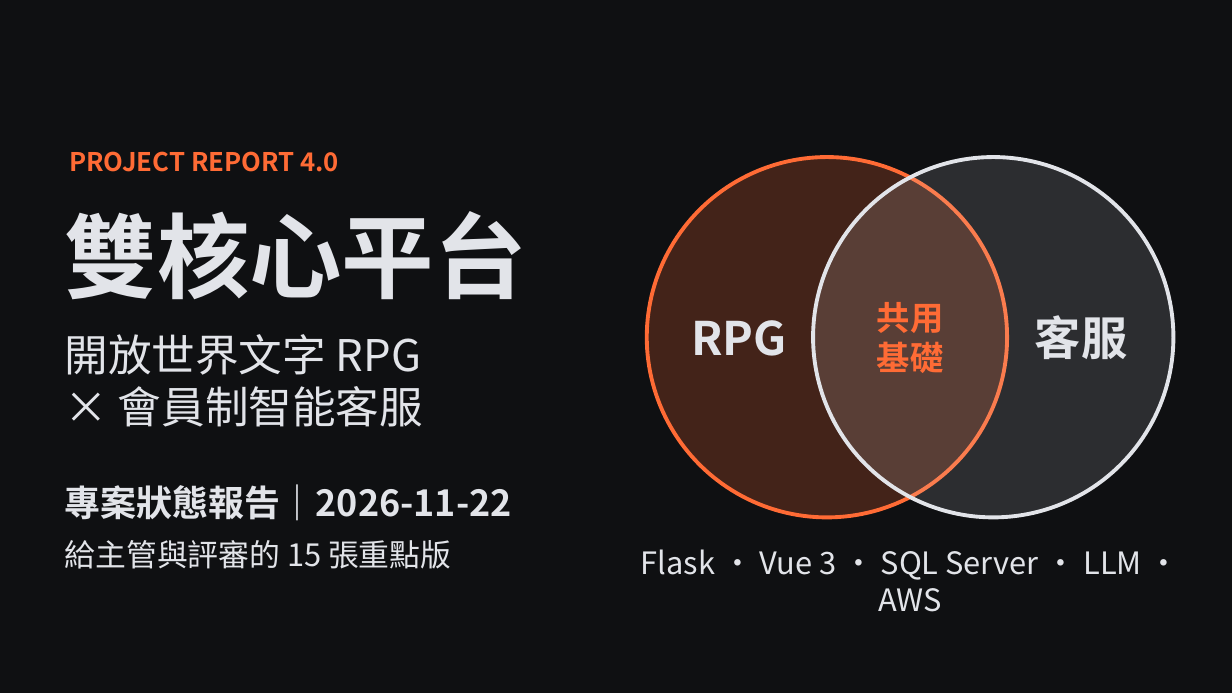
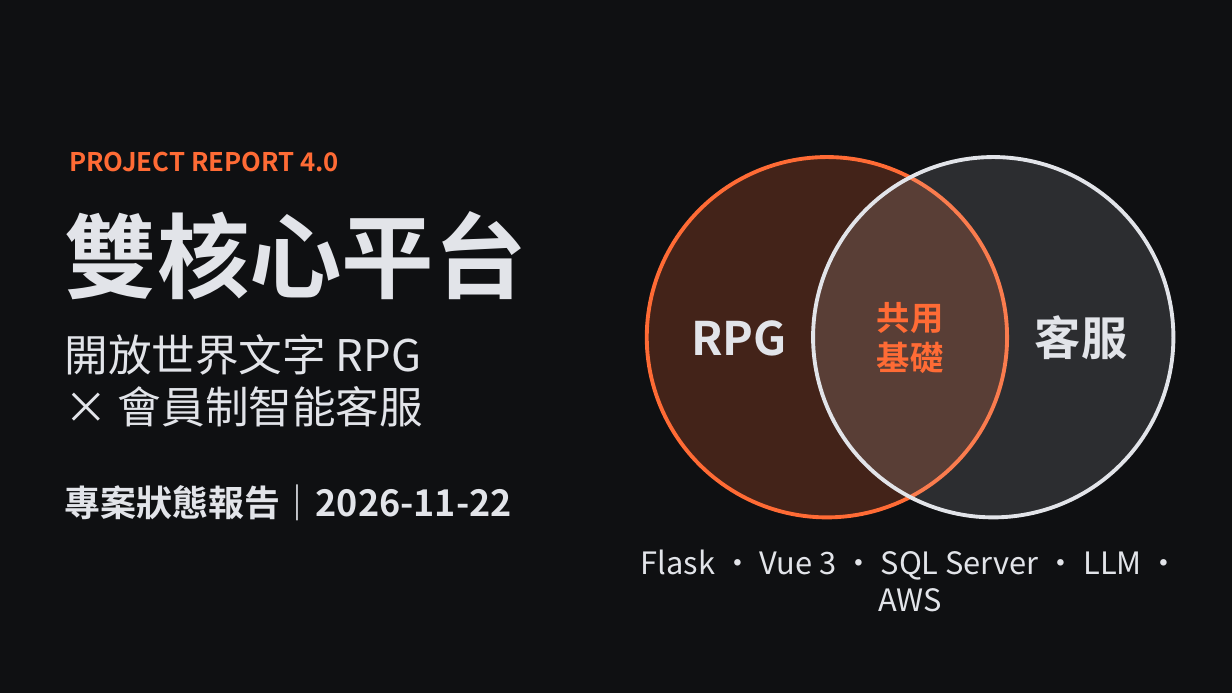
Before and after one commit to pp466pp466/R.A.C, a slide deck: slide 1 of docs/4.0簡報.pptx. Drawn at 1232x693 pixels with LibreOffice and Linux fonts; fonts in the diff are those of the drawing. Boxes give left, top, right and bottom in pixels: in the first picture for what was removed or moved away, otherwise in the second. Text is boxed around its words. In the diff, an @@ line names an element or a change of style, - is before the commit and + after.

```diff
--- a/docs/4.0簡報.pptx
+++ b/docs/4.0簡報.pptx
@@ text removed at (x1=65, y1=540, x2=451, y2=569) @@
-給主管與評審的 15 張重點版
```
